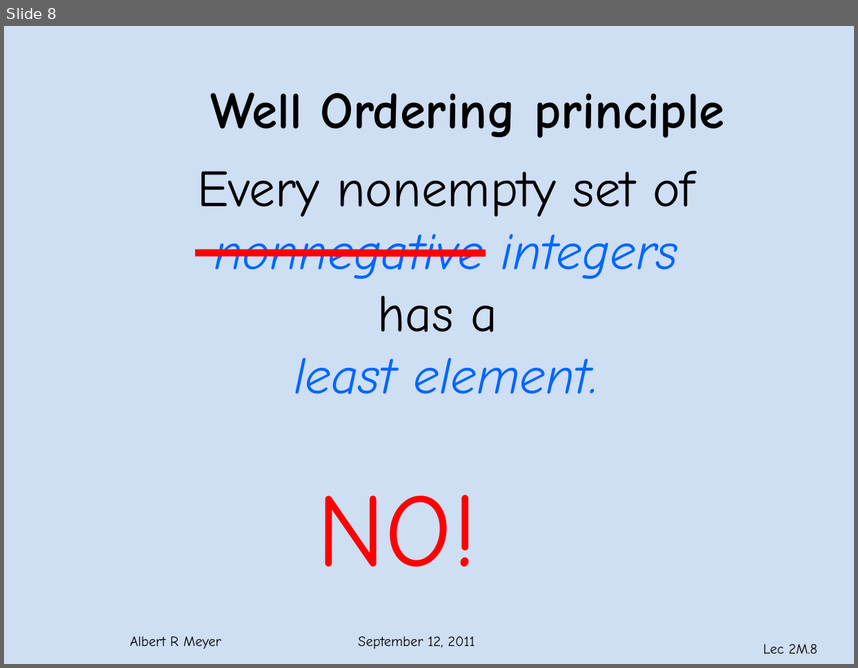
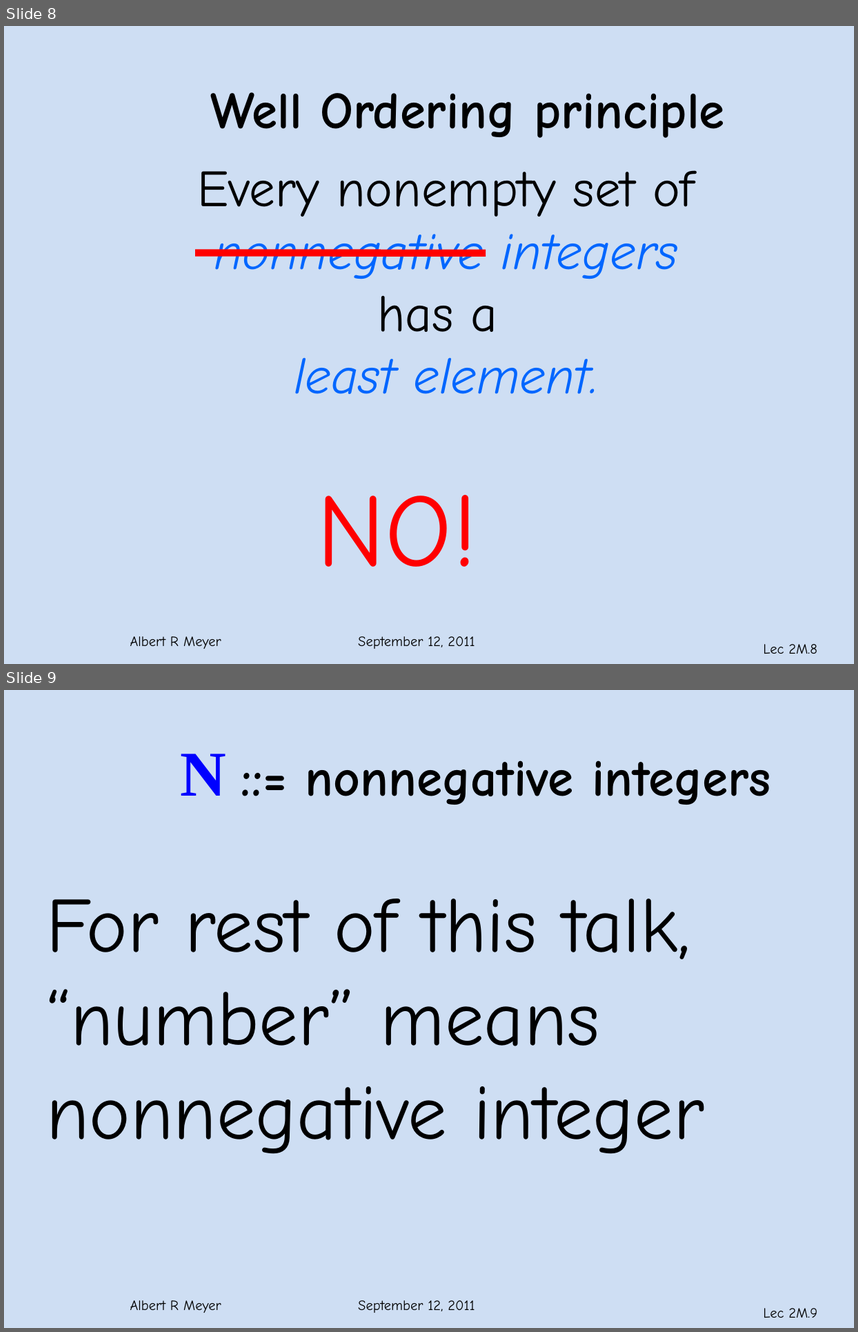
Before and after one commit to armeyer/mcs_web, a slide deck: fall11/slidesF11/slides2m.pptx. Shown one above the other, each under a label of ours: slide 8 before the commit, slides 8 and 9 after it. The pictures are 858x668 and 858x1332 pixels, drawn with LibreOffice and Linux fonts; fonts in the diff are those of the drawing; background and template pictures are left out. Boxes give left, top, right and bottom in pixels: in the first picture for what was removed or moved away, otherwise in the second. Text is boxed around its words. In the diff, an @@ line names an element or a change of style, - is before the commit and + after.

```diff
--- a/fall11/slidesF11/slides2m.pptx
+++ b/fall11/slidesF11/slides2m.pptx
@@ slide 9 added at [4,690,854,1328], background #C6D9F1 at 85% opacity; not listed: 2 template elements that a slide beside it also shows @@
@@ text added at [180,753,771,805], 44 pt, text #000000, bold @@
+N ::= nonnegative integers
@@ text added at [46,898,704,1154], 66 pt, text #000000 @@
+For rest of this talk,
+“number” means
+nonnegative integer
```
Also in this commit, not shown: 10 slides changed, 1 other slide added, 4 slides removed.
